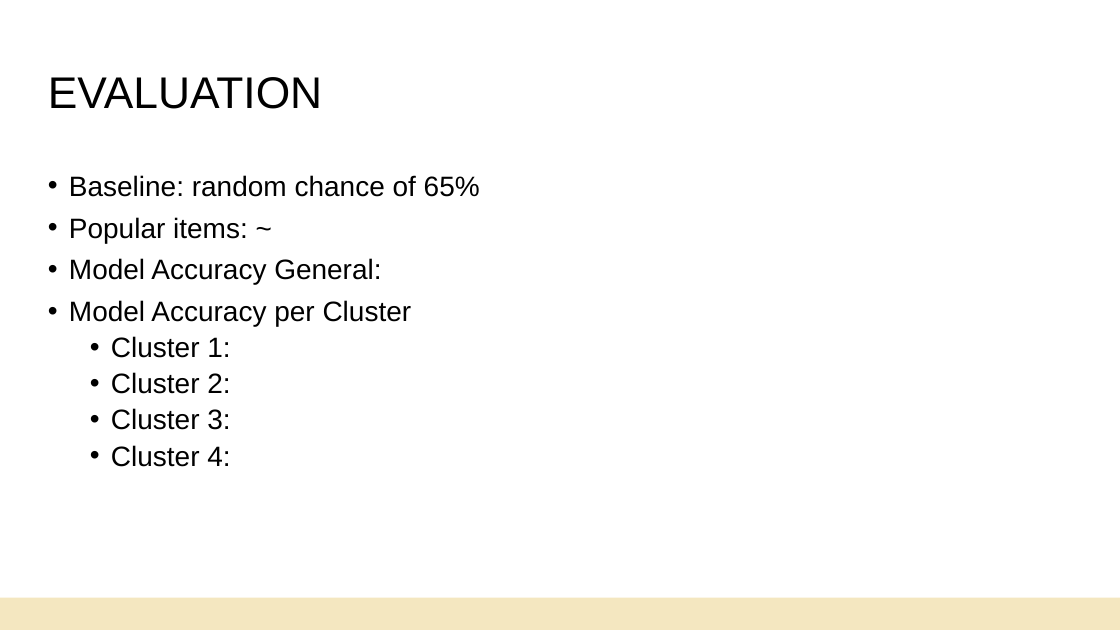
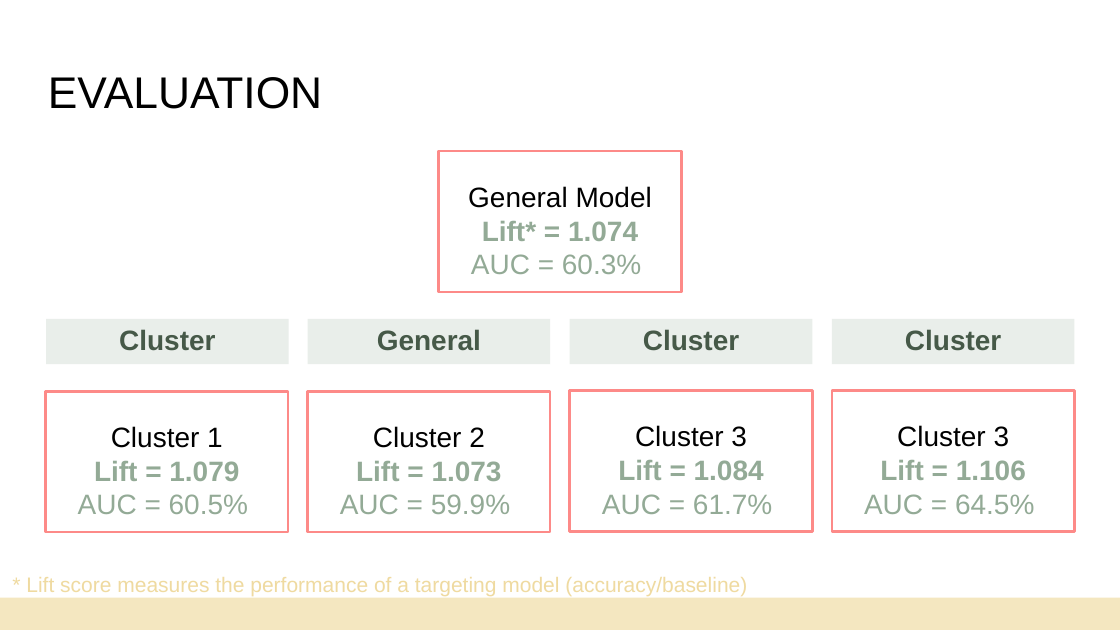
Before and after one commit to dai-anna/RenttheRunwayRecommendations, a slide deck: slide 7 of report/RenttheRunwayRecommendationsPresentation.pptx. Drawn at 1120x630 pixels with LibreOffice and Linux fonts; fonts in the diff are those of the drawing. Boxes give left, top, right and bottom in pixels: in the first picture for what was removed or moved away, otherwise in the second. Text is boxed around its words. In the diff, an @@ line names an element or a change of style, - is before the commit and + after.

```diff
--- a/report/RenttheRunwayRecommendationsPresentation.pptx
+++ b/report/RenttheRunwayRecommendationsPresentation.pptx
@@ text removed at (x1=69, y1=175, x2=480, y2=467) @@
-• Baseline: random chance of 65%
-• Popular items: ~
-• Model Accuracy General:
-• Model Accuracy per Cluster
-  • Cluster 1:
-  • Cluster 2:
-  • Cluster 3:
-  • Cluster 4:
@@ rectangle added at (x1=439, y1=151, x2=681, y2=292), outline #FD8A88 2.25 pt, 24 pt, text #93AA96 @@
+General Model
+Lift* = 1.074
+AUC = 60.3%
@@ rectangle added at (x1=46, y1=319, x2=289, y2=365), fill #E9EEEA, 24 pt, text #465948, bold @@
+Cluster
@@ rectangle added at (x1=308, y1=319, x2=550, y2=365), fill #E9EEEA, 24 pt, text #465948, bold @@
+General
@@ rectangle added at (x1=570, y1=319, x2=812, y2=365), fill #E9EEEA, 24 pt, text #465948, bold @@
+Cluster
@@ rectangle added at (x1=832, y1=319, x2=1075, y2=365), fill #E9EEEA, 24 pt, text #465948, bold @@
+Cluster
@@ rectangle added at (x1=45, y1=392, x2=288, y2=533), outline #FD8A88 2.25 pt, 24 pt, text #93AA96 @@
+Cluster 1
+Lift = 1.079
+AUC = 60.5%
@@ rectangle added at (x1=308, y1=392, x2=550, y2=533), outline #FD8A88 2.25 pt, 24 pt, text #93AA96 @@
+Cluster 2
+Lift = 1.073
+AUC = 59.9%
@@ rectangle added at (x1=570, y1=391, x2=812, y2=532), outline #FD8A88 2.25 pt, 24 pt, text #93AA96 @@
+Cluster 3
+Lift = 1.084
+AUC = 61.7%
@@ rectangle added at (x1=832, y1=391, x2=1075, y2=532), outline #FD8A88 2.25 pt, 24 pt, text #93AA96 @@
+Cluster 3
+Lift = 1.106
+AUC = 64.5%
@@ text added at (x1=26, y1=577, x2=747, y2=596), 18 pt, text #EFDAA0 @@
+* Lift score measures the performance of a targeting model (accuracy/baseline)
```
Also in this commit, not shown: 1 other slide changed, 38 other files.
